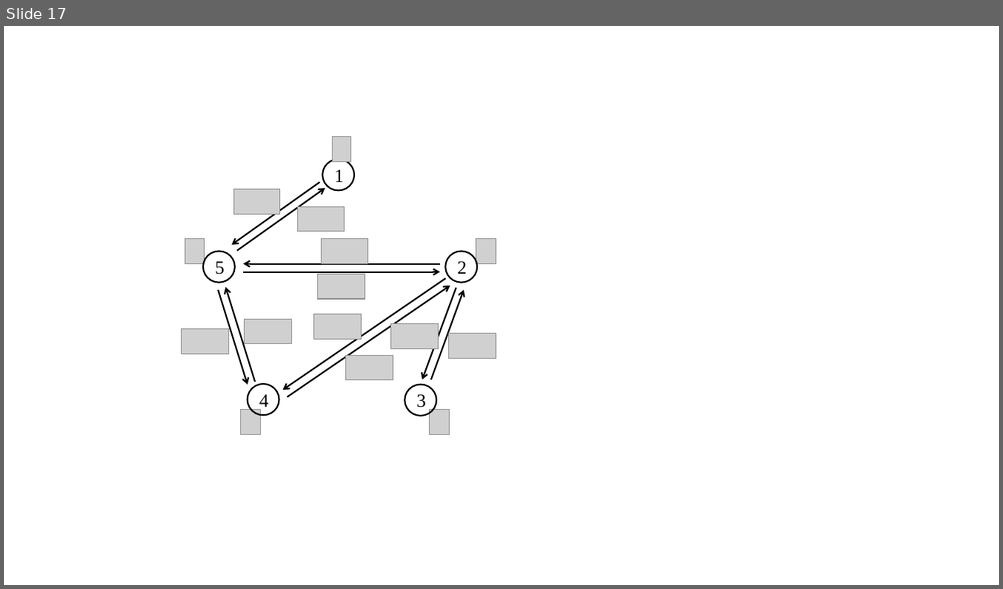
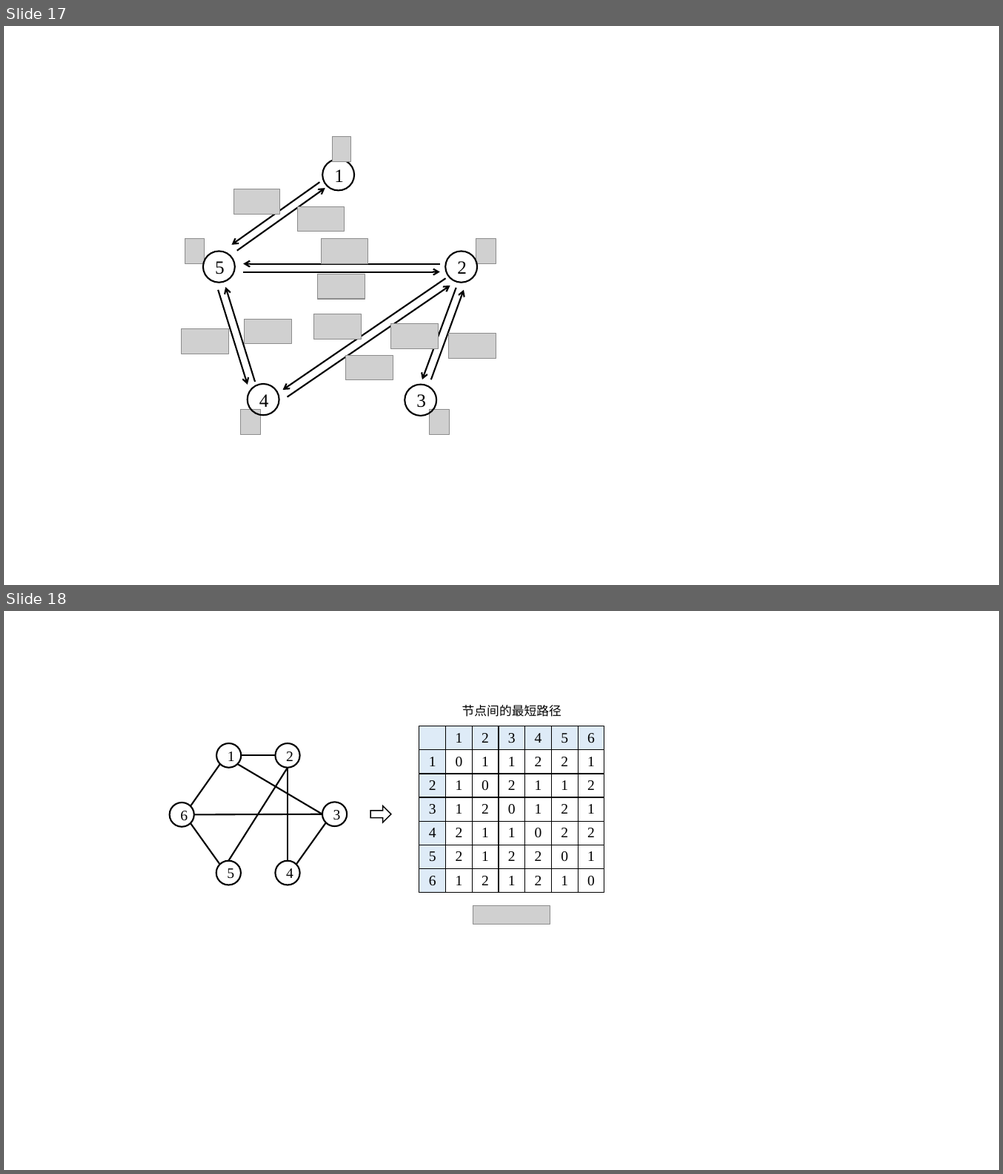
Before and after one commit to EternalLied/zjuthesis-syp, a slide deck: figure/大论文作图.pptx. Shown one above the other, each under a label of ours: slide 17 before the commit, slides 17 and 18 after it. The pictures are 1003x589 and 1003x1174 pixels, drawn with LibreOffice and Linux fonts; fonts in the diff are those of the drawing; grey boxes stand for pictures. Boxes give left, top, right and bottom in pixels: in the first picture for what was removed or moved away, otherwise in the second. Text is boxed around its words. In the diff, an @@ line names an element or a change of style, - is before the commit and + after.

```diff
--- a/figure/大论文作图.pptx
+++ b/figure/大论文作图.pptx
@@ slide 18 added at <box>4,611,999,1170</box>, background #FFFFFF @@
@@ text added at <box>462,705,561,717</box>, 12 pt, text #000000 @@
+节点间的最短路径
@@ ellipse added at <box>216,743,242,769</box>, outline #000000 1.5 pt, 14 pt, text #000000 @@
+1
@@ ellipse added at <box>276,743,300,769</box>, outline #000000 1.5 pt, 14 pt, text #000000 @@
+2
@@ table added at <box>419,726,602,903</box>, 7 rows, 7 columns @@
+ | 1 | 2 | 3 | 4 | 5 | 6
+1 | 0 | 1 | 1 | 2 | 2 | 1
+2 | 1 | 0 | 2 | 1 | 1 | 2
+3 | 1 | 2 | 0 | 1 | 2 | 1
+4 | 2 | 1 | 1 | 0 | 2 | 2
+5 | 2 | 1 | 2 | 2 | 0 | 1
+6 | 1 | 2 | 1 | 2 | 1 | 0
@@ line added from (220, 764) to (190, 806), #000000 1.5 pt @@
@@ line added from (238, 764) to (323, 815), #000000 1.5 pt @@
@@ line added from (276, 756) to (242, 756), #000000 1.5 pt @@
@@ line added from (228, 861) to (287, 768), #000000 1.5 pt @@
@@ line added from (287, 861) to (287, 768), #000000 1.5 pt @@
@@ ellipse added at <box>170,803,194,827</box>, outline #000000 1.5 pt, 14 pt, text #000000 @@
+6
@@ ellipse added at <box>323,802,347,826</box>, outline #000000 1.5 pt, 14 pt, text #000000 @@
+3
@@ right arrow added at <box>370,806,391,822</box>, fill #FFFFFF, outline #000000 1 pt @@
@@ line added from (219, 865) to (190, 823), #000000 1.5 pt @@
@@ line added from (194, 815) to (323, 815), #000000 1.5 pt @@
@@ line added from (326, 823) to (296, 865), #000000 1.5 pt @@
@@ ellipse added at <box>216,861,241,886</box>, outline #000000 1.5 pt, 14 pt, text #000000 @@
+5
@@ ellipse added at <box>276,861,300,886</box>, outline #000000 1.5 pt, 14 pt, text #000000 @@
+4
@@ picture added at <box>473,906,550,925</box> @@
```
Also in this commit, not shown: 3 other files.
